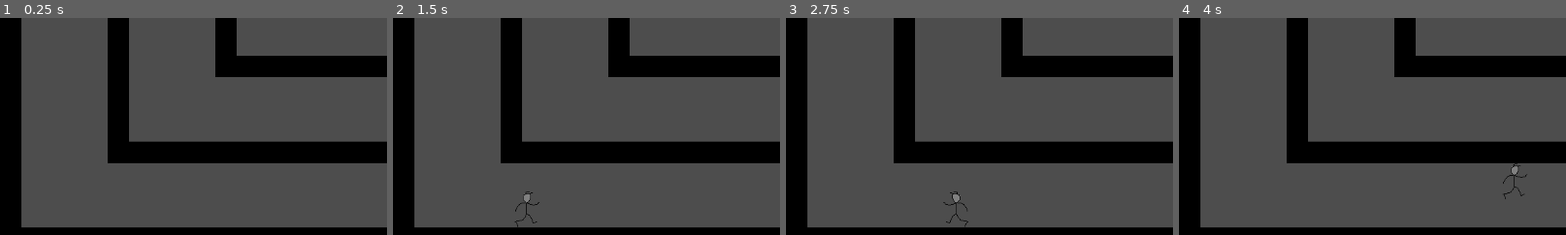
Above: before the commit, frames 1-4 (left to right).
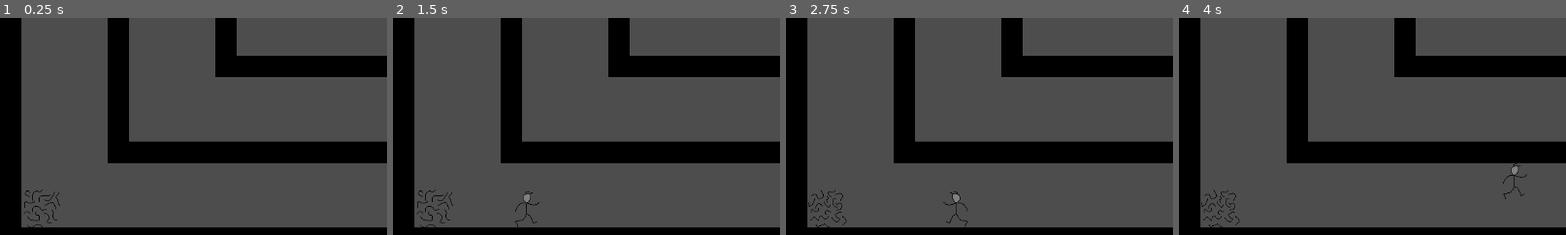
Above: after the commit, the same moments.

Repository: madeso/spelsylt951-blixt
Game: Godot game, scene res://levels/level_1.tscn
Two runs of this game, one before a commit and one after it. Both use one fixed random seed, a clock stepped at 60 frames per second and the inputs below.
Inputs:
- Up to frame 1 (0.25 s): no input
- Up to frame 2 (1.5 s): tap Enter (ui_accept) at 0.5, 0.77 s; hold Right (ui_right) from 0.53 s (still down)
- Up to frame 3 (2.75 s): tap Enter (ui_accept) at 1.52 s; release Right (ui_right) at 2.03 s; hold Left (ui_left) from 2.03 s (still down)
- Up to frame 4 (4 s): release Left (ui_left) at 2.78 s; hold Right (ui_right) from 2.78 s (still down); tap Enter (ui_accept) at 3.02, 3.77 s
The pictures show only the part of the screen within x 0-50%, y 46-96%; the shares and areas given below are measured in that part.

The runs differ from the first frame. In frame 1, 0.2% of the frame differs, in the area x 6-16%, y 79-97%; in frame 2, 0.2%; in frame 3, 0.2%, in the area x 5-16%, y 79-97%; in frame 4, 0.2%.

Commit message:
Add thunder

Diff:
--- a/levels/level_1.tscn
+++ b/levels/level_1.tscn
@@ -1,8 +1,9 @@
-[gd_scene load_steps=20 format=3 uid="uid://d1il22631bhi"]
+[gd_scene load_steps=27 format=3 uid="uid://d1il22631bhi"]
 
 [ext_resource type="Texture2D" uid="uid://cuv1p8g1h8kwx" path="res://gfx/sprites.png" id="1_dxhxr"]
 [ext_resource type="Script" path="res://scripts/player.gd" id="1_mcipx"]
 [ext_resource type="Texture2D" uid="uid://dfvcfrd6t304b" path="res://gfx/tiles.png" id="3_ypuo7"]
+[ext_resource type="Script" path="res://scripts/thunder.gd" id="4_4tftd"]
 
 [sub_resource type="AtlasTexture" id="AtlasTexture_bfr6q"]
 atlas = ExtResource("1_dxhxr")
@@ -216,6 +217,45 @@
 physics_layer_0/collision_layer = 1
 sources/0 = SubResource("TileSetAtlasSource_p2s35")
 
+[sub_resource type="AtlasTexture" id="AtlasTexture_6q4xl"]
+atlas = ExtResource("1_dxhxr")
+region = Rect2(0, 384, 64, 64)
+
+[sub_resource type="AtlasTexture" id="AtlasTexture_nukns"]
+atlas = ExtResource("1_dxhxr")
+region = Rect2(64, 384, 64, 64)
+
+[sub_resource type="AtlasTexture" id="AtlasTexture_l8blj"]
+atlas = ExtResource("1_dxhxr")
+region = Rect2(128, 384, 64, 64)
+
+[sub_resource type="AtlasTexture" id="AtlasTexture_4yl1p"]
+atlas = ExtResource("1_dxhxr")
+region = Rect2(192, 384, 64, 64)
+
+[sub_resource type="SpriteFrames" id="SpriteFrames_gx75b"]
+animations = [{
+"frames": [{
+"duration": 1.0,
+"texture": SubResource("AtlasTexture_6q4xl")
+}, {
+"duration": 1.0,
+"texture": SubResource("AtlasTexture_nukns")
+}, {
+"duration": 1.0,
+"texture": SubResource("AtlasTexture_l8blj")
+}, {
+"duration": 1.0,
+"texture": SubResource("AtlasTexture_4yl1p")
+}],
+"loop": true,
+"name": &"default",
+"speed": 10.0
+}]
+
+[sub_resource type="RectangleShape2D" id="RectangleShape2D_yetb1"]
+size = Vector2(33, 33)
+
 [node name="level1" type="Node2D"]
 
 [node name="player" type="CharacterBody2D" parent="."]
@@ -236,3 +276,17 @@
 format = 2
 layer_0/name = "foreground"
 layer_0/tile_data = PackedInt32Array(131077, 0, 0, 65541, 0, 0, 5, 0, 0, 6, 0, 0, 7, 0, 0, 8, 0, 0, 65544, 0, 0, 131080 …(2920 unchanged characters)…
+
+[node name="thunder" type="Area2D" parent="."]
+position = Vector2(62, 579)
+metadata/_edit_group_ = true
+
+[node name="AnimatedSprite2D" type="AnimatedSprite2D" parent="thunder"]
+sprite_frames = SubResource("SpriteFrames_gx75b")
+script = ExtResource("4_4tftd")
+
+[node name="CollisionShape2D" type="CollisionShape2D" parent="thunder"]
+position = Vector2(-4.5, 2.5)
+shape = SubResource("RectangleShape2D_yetb1")
+
+[connection signal="body_entered" from="thunder" to="player" method="_on_area_2d_body_entered"]
--- a/scripts/player.gd
+++ b/scripts/player.gd
@@ -101,3 +101,6 @@
 			velocity.x = 0
 			velocity.y = 0
 			load_timer = LOAD_TIMER
+
+func _on_area_2d_body_entered(body):
+	get_tree().reload_current_scene()
--- /dev/null
+++ b/scripts/thunder.gd
@@ -0,0 +1,7 @@
+extends AnimatedSprite2D
+
+func _ready():
+	pass
+
+func _process(delta):
+	play("default")
